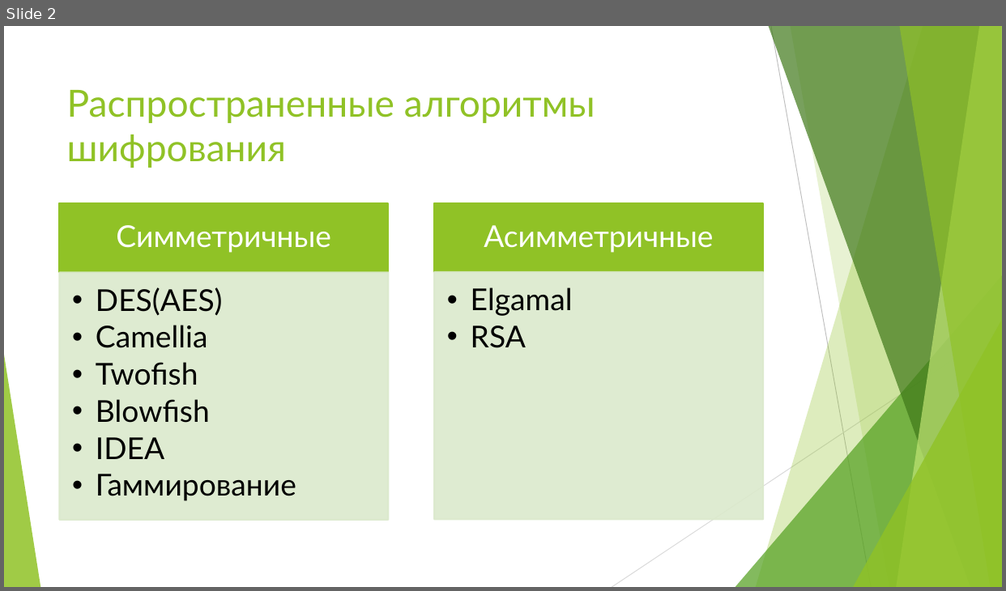
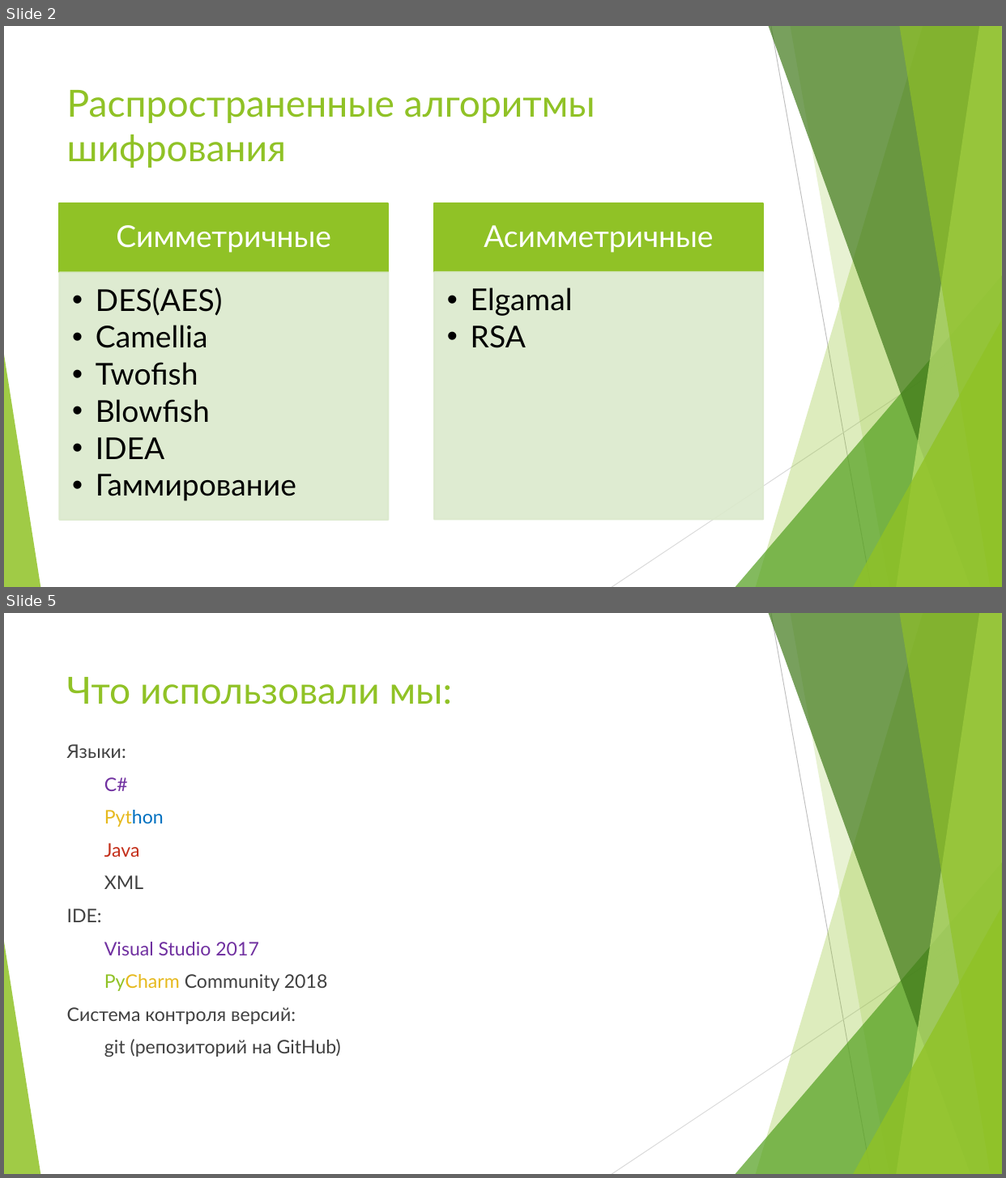
Before and after one commit to hosboglot/24crypt, a slide deck: Криптография на практике.pptx. Shown one above the other, each under a label of ours: slide 2 before the commit, slides 2 and 5 after it; the slides between them are not shown. The pictures are 1006x591 and 1006x1178 pixels, drawn with LibreOffice and Linux fonts; fonts in the diff are those of the drawing. Boxes give left, top, right and bottom in pixels: in the first picture for what was removed or moved away, otherwise in the second. Text is boxed around its words. In the diff, an @@ line names an element or a change of style, - is before the commit and + after.

```diff
--- a/Криптография на практике.pptx
+++ b/Криптография на практике.pptx
@@ slide 5 added at [4, 613, 1002, 1174], background #FFFFFF; not listed: 10 template elements that a slide beside it also shows @@
@@ title added at [67, 677, 453, 705], 36 pt, text #90C226 @@
+Что использовали мы:
@@ text added at [67, 744, 341, 1057], 18 pt, text #404040 @@
+Языки:
+C#
+Python
+Java
+XML
+IDE:
+Visual Studio 2017
+PyCharm Community 2018
+Система контроля версий:
+git (репозиторий на GitHub)
```
Also in this commit, not shown: 1 slide changed, 2 other slides added, 1 slide removed, 1 other file.
